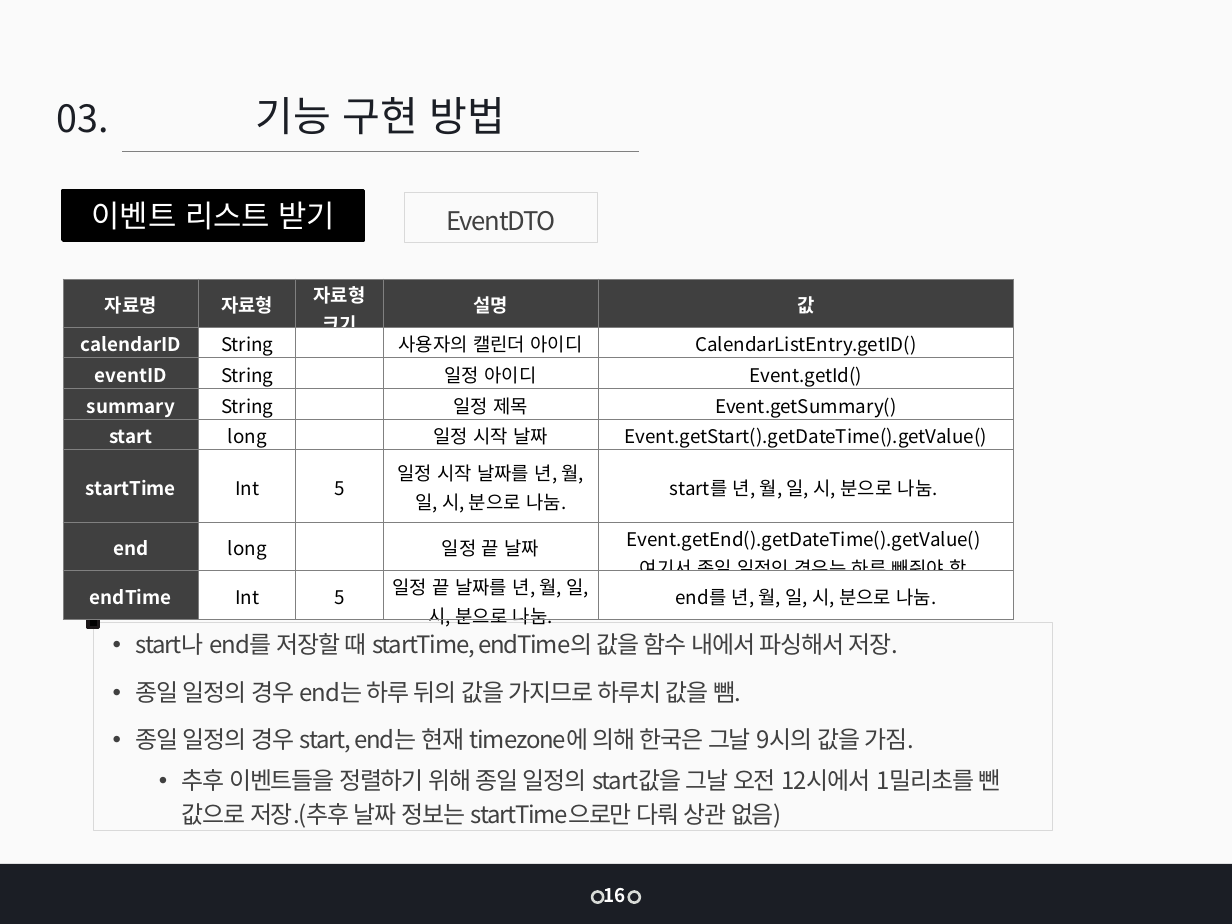
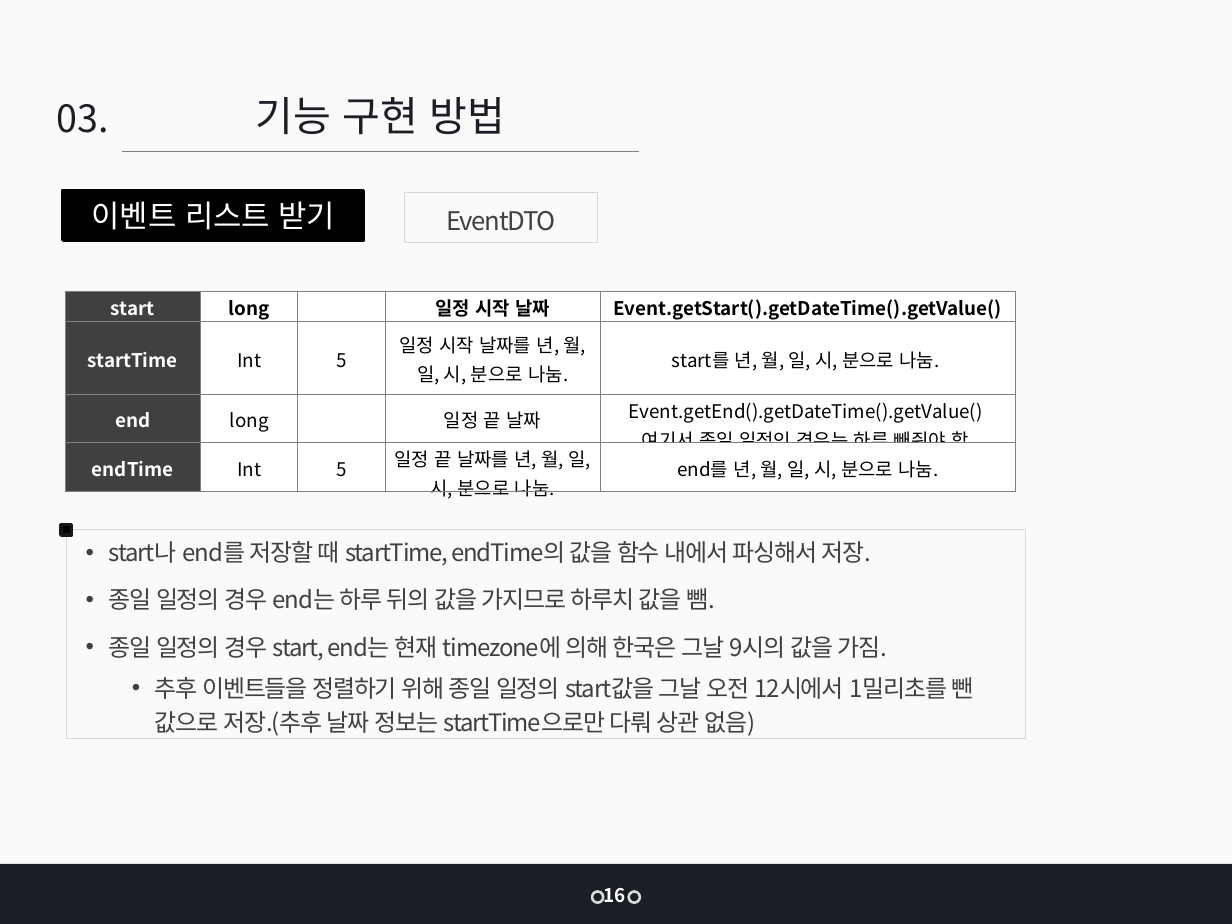
Before and after one commit to jangys/calendarProjectDocument, a slide deck: slide 16 of 인턴 최종 발표_장연수.pptx (slide 19 before the commit). Drawn at 1232x924 pixels with LibreOffice and Linux fonts; fonts in the diff are those of the drawing. Boxes give left, top, right and bottom in pixels: in the first picture for what was removed or moved away, otherwise in the second. Text is boxed around its words. In the diff, an @@ line names an element or a change of style, - is before the commit and + after.

```diff
--- a/인턴 최종 발표_장연수.pptx
+++ b/인턴 최종 발표_장연수.pptx
@@ table at (65,291,1016,503) @@
-row 1: 자료명 | 자료형 | 자료형 크기 | 설명 | 값
-row 2: calendarID | String |  | 사용자의 캘린더 아이디 | CalendarListEntry.getID()
-row 3: eventID | String |  | 일정 아이디 | Event.getId()
-row 4: summary | String |  | 일정 제목 | Event.getSummary()
@@ table: place and size @@
-table at (63,278,1014,631)
+table at (65,291,1016,503)
@@ rectangle: place and size @@
-rectangle at (87,617,99,627)
+rectangle at (60,525,71,535)
@@ rectangle "start나 end를 저장할 때 startTime, ...": place and size @@
-rectangle "start나 end를 저장할 때 startTime, ..." at (94,622,1053,830)
+rectangle "start나 end를 저장할 때 startTime, ..." at (67,530,1026,738)
```
Also in this commit, not shown: 12 other slides changed, 19 slides added, 7 slides removed, 4 other files.
